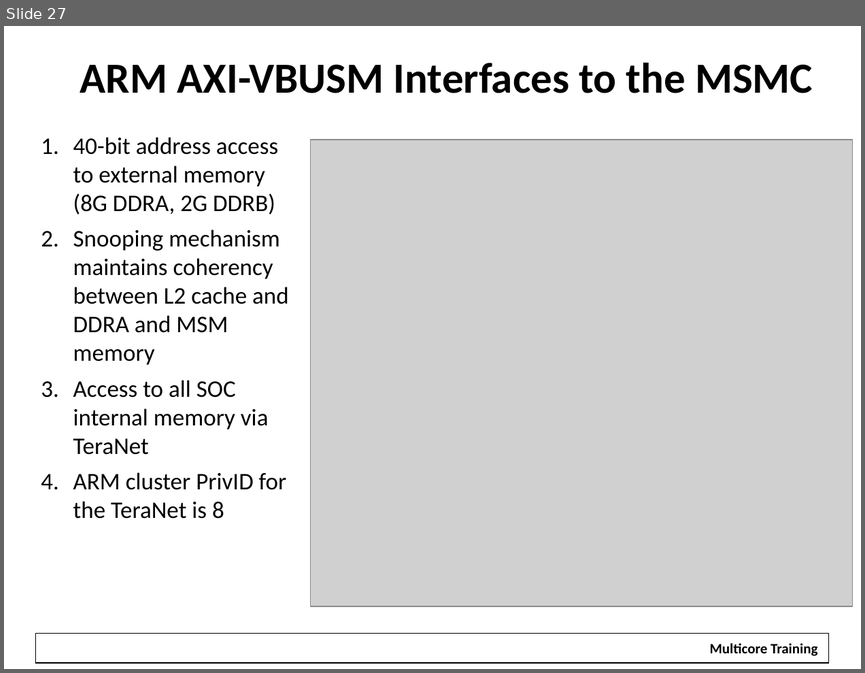
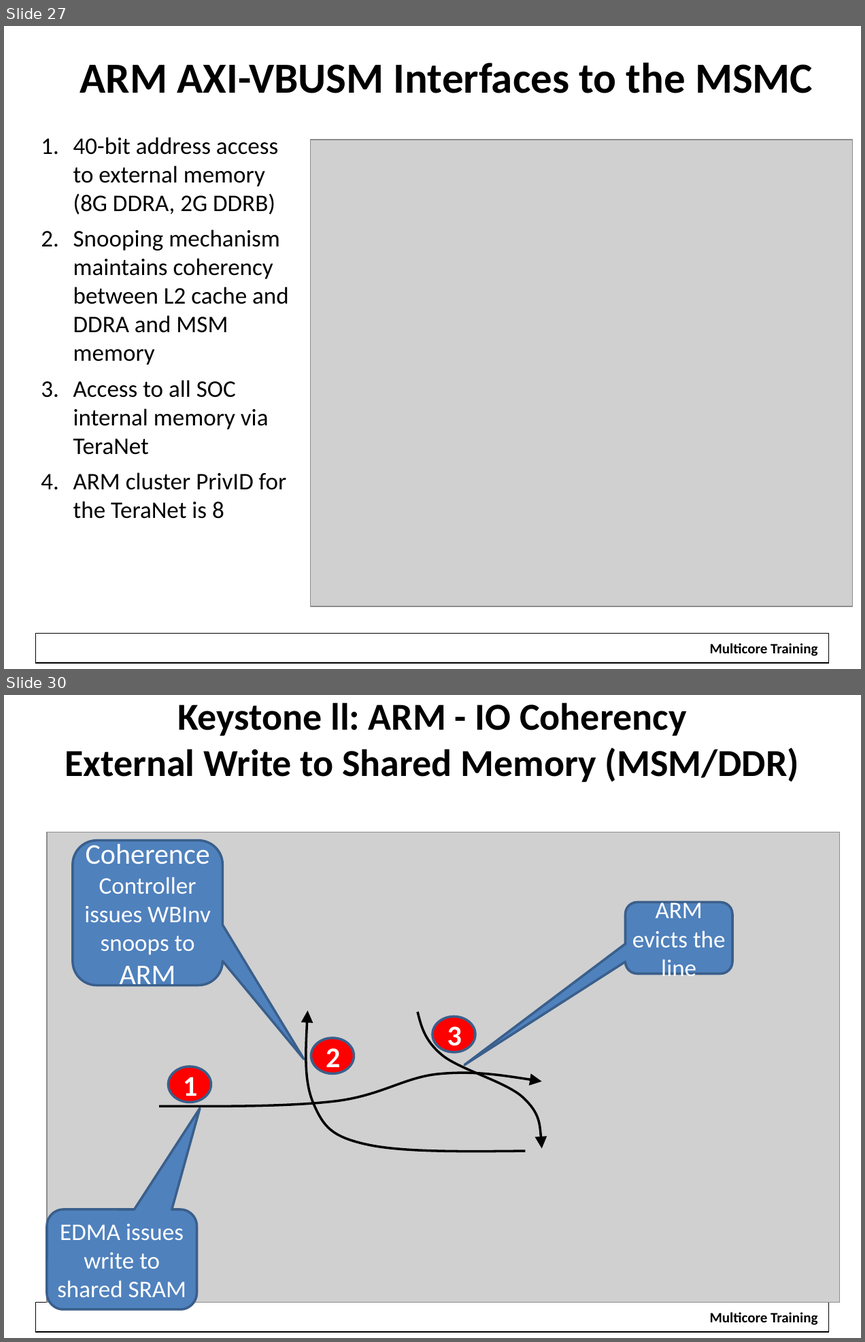
Before and after one commit to hari1989/keystone-workshop, a slide deck: preliminary/Working/presentations/KeyStoneII ARM Overview.pptx. Shown one above the other, each under a label of ours: slide 27 before the commit, slides 27 and 30 after it; the slides between them are not shown. The pictures are 865x673 and 865x1342 pixels, drawn with LibreOffice and Linux fonts; fonts in the diff are those of the drawing; grey boxes stand for pictures; background and template pictures are left out. Boxes give left, top, right and bottom in pixels: in the first picture for what was removed or moved away, otherwise in the second. Text is boxed around its words. In the diff, an @@ line names an element or a change of style, - is before the commit and + after.

```diff
--- a/preliminary/Working/presentations/KeyStoneII ARM Overview.pptx
+++ b/preliminary/Working/presentations/KeyStoneII ARM Overview.pptx
@@ slide 30 added at [4,695,861,1338], background #FFFFFF; not listed: 2 template elements that a slide beside it also shows @@
@@ title added at [65,702,799,782], 32 pt, text #000000, bold @@
+Keystone ll: ARM - IO Coherency
+External Write to Shared Memory (MSM/DDR)
@@ picture added at [47,832,839,1302] @@
@@ rounded speech box added at [73,841,222,985], fill #4F81BD, outline #3A5F8C 2 pt, 20 pt, text #FFFFFF @@
+Coherence Controller issues WBInv snoops to ARM
@@ rounded speech box added at [626,902,732,974], fill #4F81BD, outline #3A5F8C 2 pt, 20 pt, text #FFFFFF @@
+ARM evicts the line
@@ freeform shape added at [304,1011,525,1152], outline #000000 2 pt @@
@@ freeform shape added at [418,1012,542,1149], outline #000000 2 pt @@
@@ ellipse added at [432,1016,475,1052], fill #FF0000, outline #3A5F8C 2 pt, 24 pt, text #FFFFFF, bold @@
+3
@@ ellipse added at [311,1038,354,1074], fill #FF0000, outline #3A5F8C 2 pt, 24 pt, text #FFFFFF, bold @@
+2
@@ freeform shape added at [159,1070,541,1106], outline #000000 2 pt @@
@@ ellipse added at [169,1066,211,1102], fill #FF0000, outline #3A5F8C 2 pt, 24 pt, text #FFFFFF, bold @@
+1
@@ rounded speech box added at [47,1209,197,1309], fill #4F81BD, outline #3A5F8C 2 pt, 20 pt, text #FFFFFF @@
+EDMA issues write to shared SRAM
```
Also in this commit, not shown: 3 slides changed, 3 other slides added, 1 other file.
